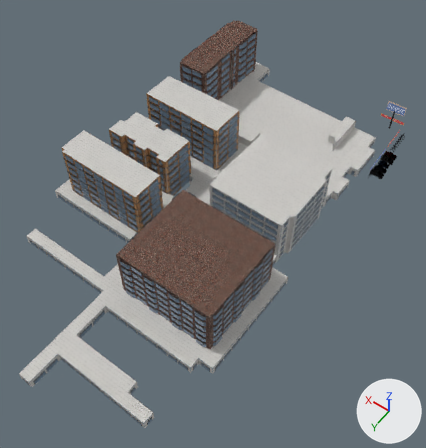
What one commit did to the glTF model docs/secciones/esquina_ak15.glb.
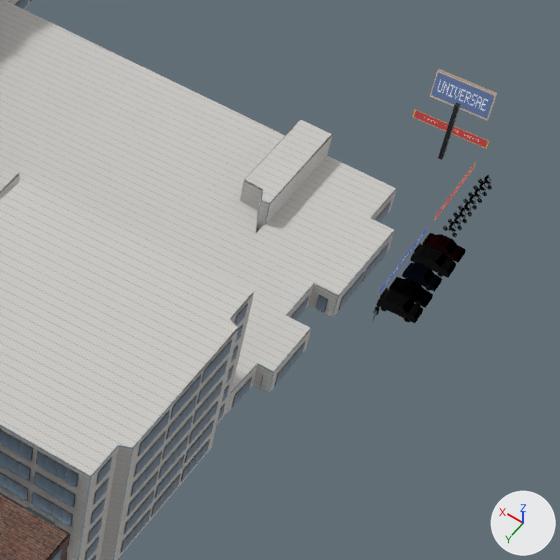
Each version is shown whole from a camera (50 mm lens) standing at (-162.9, 418.1, 159.8) and looking at (-94.1, 321.8, 8.4), then close up on the part from 60% to 100% of the width and 18% to 56% of the height. The lights are fixed; the arrows at lower right show +X, +Y and +Z. The older version's two pictures come first. Vertices at exactly the same position are counted once.

In view in the first close-up: 'Esquina_Ak15_PBR'.
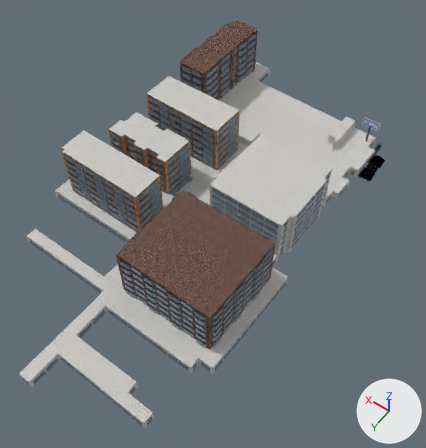
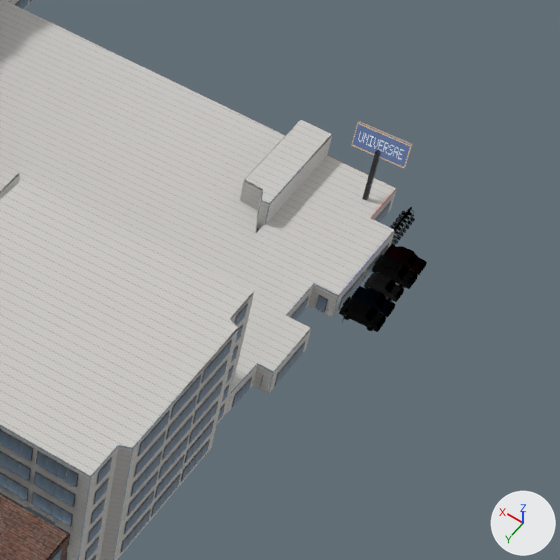
What differs and where, as boxes (x1, y1, x2, y2) in the close-ups (560 x 560 px):
'Esquina_Ak15_PBR', reshaped: before (0, 0, 497, 560); after (0, 0, 427, 560)
part 1 of me_esquina_ak15_pbr, deleted: before (373, 69, 497, 322)
part 2 of me_esquina_ak15_pbr, built on: before (339, 243, 456, 323); after (337, 121, 427, 332)

The change, as a diff of the scene's bpy script:
```diff
--- a/docs/secciones/esquina_ak15.glb.py
+++ b/docs/secciones/esquina_ak15.glb.py
@@ mat_vehiculoblancopbr @@
+mat_vehiculoblancopbr = principled_material('VehiculoBlancoPBR')
+mat_vehiculoblancopbr.base_color = (0.94, 0.94, 0.95)  # white #f8f8f9
+mat_vehiculoblancopbr.metallic = 0.55
+mat_vehiculoblancopbr.roughness = 0.18
@@ mat_rinaluminiopbr @@
+mat_rinaluminiopbr = principled_material('RinAluminioPBR')
+mat_rinaluminiopbr.base_color = (0.86, 0.88, 0.92)  # white #eff1f6
+mat_rinaluminiopbr.metallic = 0.95
+mat_rinaluminiopbr.roughness = 0.18
@@ me_esquina_ak15_pbr @@
 # used by ob_esquina_ak15_pbr; location = (0.0, 0.0, 0.0)
-me_esquina_ak15_pbr.from_pydata(...)  # 24053 vertices, 29690 faces; spans x -129.0..-41.0, y 240.0..394.0, z 4.0..26.0
+me_esquina_ak15_pbr.from_pydata(...)  # 24053 vertices, 29690 faces; spans x -127.0..-41.0, y 241.0..394.0, z 4.0..26.0
+# me_esquina_ak15_pbr part 1: 424 loose pieces with 11369 vertices, spanning x -129.0..-115.0, y 240.0..270.0, z 4.0..18.0, are deleted
+# me_esquina_ak15_pbr part 2: 643 vertices moved within x -127.0..-121.0, y 259.0..271.0, z 5.0..6.0; 1704 vertices removed from x -129.0..-124.0, y 258.0..270.0, z 4.0..6.0; 13073 vertices added at x -127.0..-110.0, y 253.0..273.0, z 5.0..17.0
+# other edits to the shape of me_esquina_ak15_pbr do not show in these pictures
 me_esquina_ak15_pbr.materials.append(mat_ladrilloak15pbr)
@@ me_esquina_ak15_pbr @@
 me_esquina_ak15_pbr.materials.append(mat_llantacauchopbr)
+me_esquina_ak15_pbr.materials.append(mat_vehiculoblancopbr)  # white #f8f8f9
+me_esquina_ak15_pbr.materials.append(mat_rinaluminiopbr)  # white #eff1f6
```
